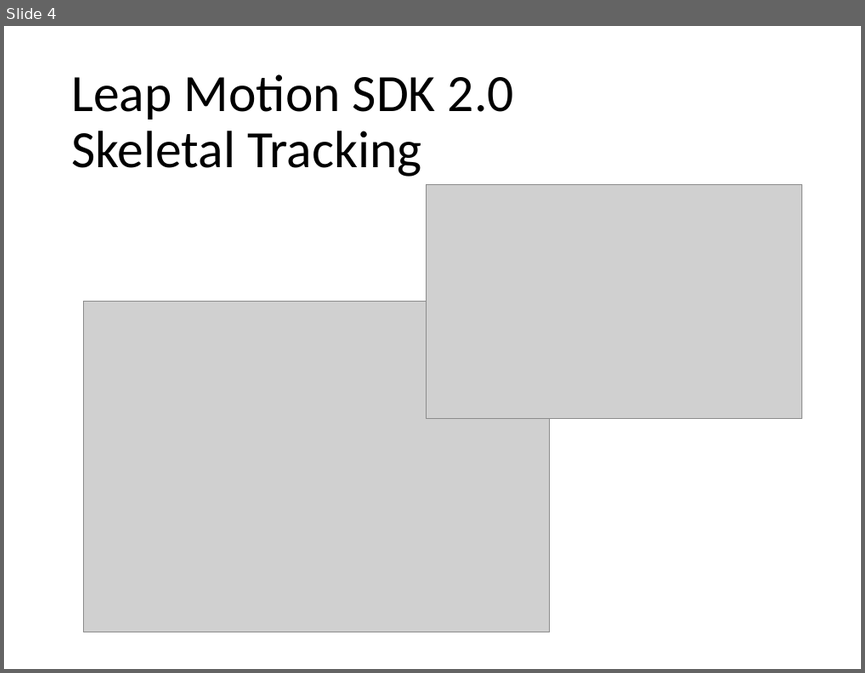
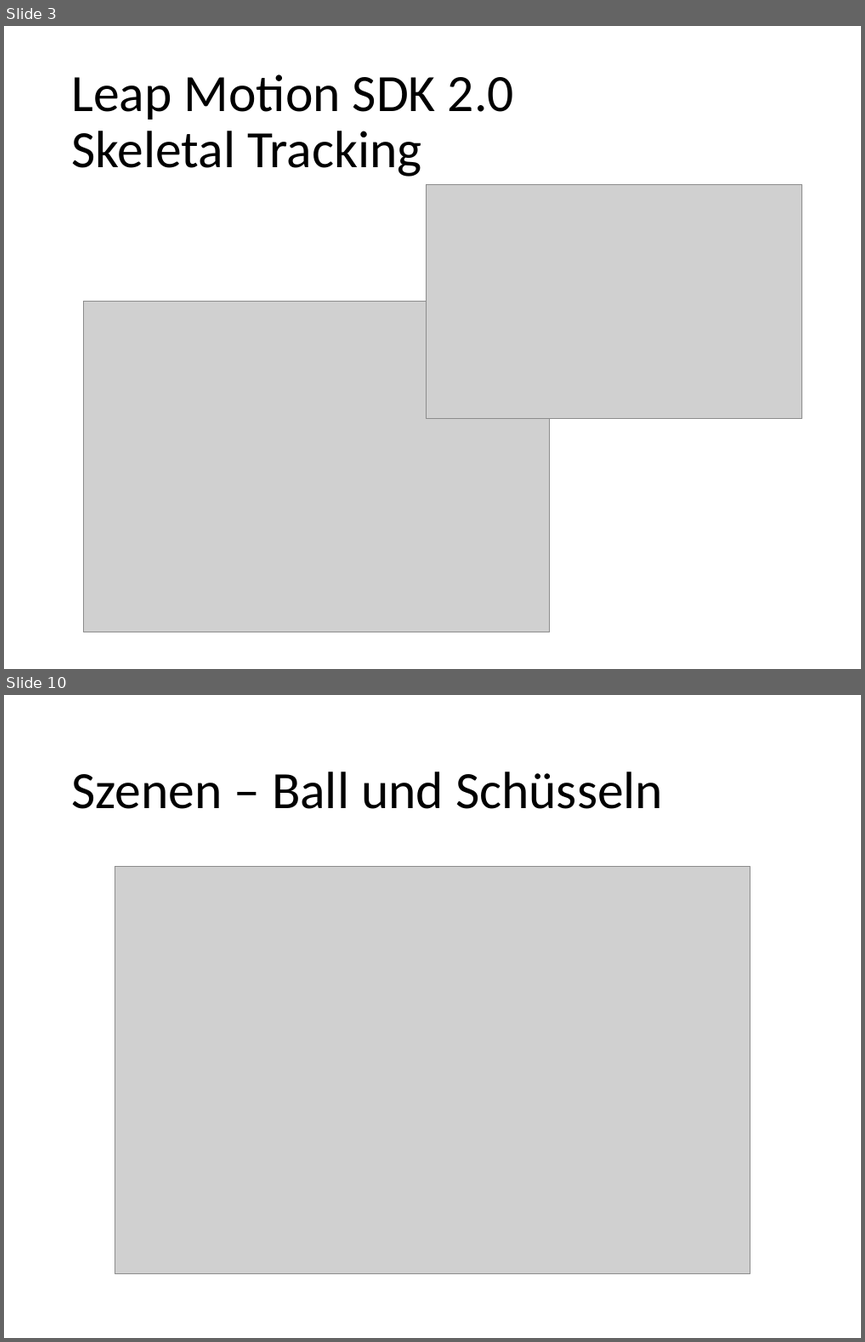
Before and after one commit to bernhardmgruber/soleap, a slide deck: doc/presentation/soleap.pptx. Shown one above the other, each under a label of ours: slide 4 before the commit, slides 3 and 10 after it; the slides between them are not shown. The pictures are 865x673 and 865x1342 pixels, drawn with LibreOffice and Linux fonts; fonts in the diff are those of the drawing; grey boxes stand for pictures. Boxes give left, top, right and bottom in pixels: in the first picture for what was removed or moved away, otherwise in the second. Text is boxed around its words. In the diff, an @@ line names an element or a change of style, - is before the commit and + after.

```diff
--- a/doc/presentation/soleap.pptx
+++ b/doc/presentation/soleap.pptx
@@ slide 10 added at (4, 695, 861, 1338), background #FFFFFF @@
@@ title added at (71, 771, 663, 809), 44 pt, text #000000 @@
+Szenen – Ball und Schüsseln
@@ picture added at (115, 867, 750, 1274) @@
@@ what was slide 4 is now slide 3 @@
```
Also in this commit, not shown: 1 slide changed, 9 other slides added, 4 slides removed.
